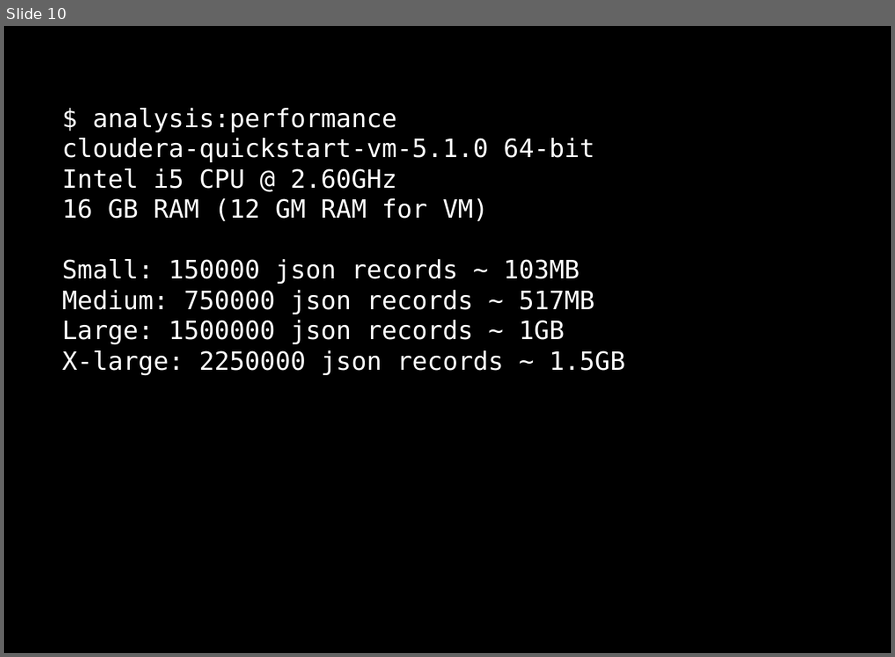
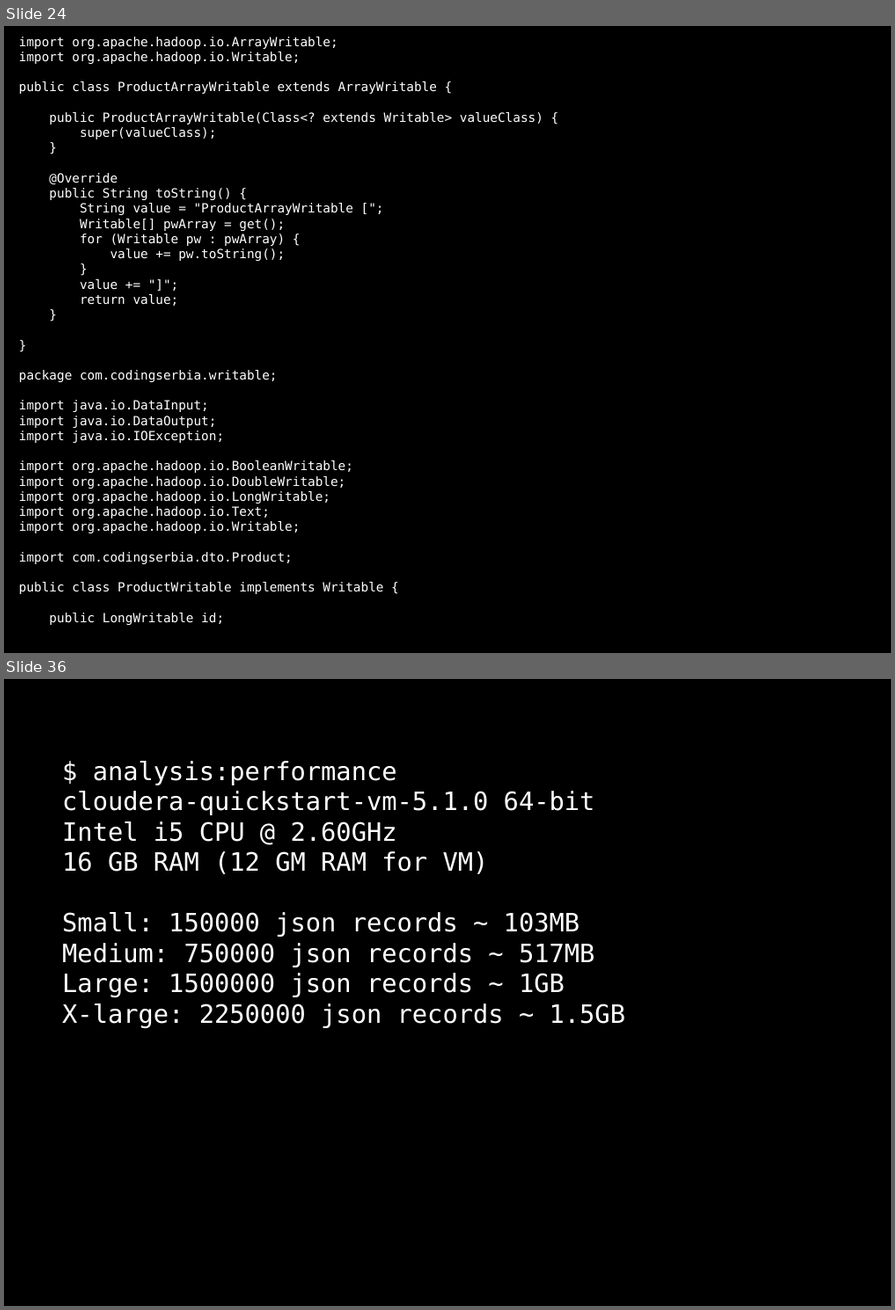
Before and after one commit to dzamurovic/coding-serbia-2014, a slide deck: coding-serbia.pptx. Shown one above the other, each under a label of ours: slide 10 before the commit, slides 24 and 36 after it; the slides between them are not shown. The pictures are 895x657 and 895x1310 pixels, drawn with LibreOffice and Linux fonts; fonts in the diff are those of the drawing. Boxes give left, top, right and bottom in pixels: in the first picture for what was removed or moved away, otherwise in the second. Text is boxed around its words. In the diff, an @@ line names an element or a change of style, - is before the commit and + after.

```diff
--- a/coding-serbia.pptx
+++ b/coding-serbia.pptx
@@ slide 24 added at [4,26,891,653], background #000000 @@
@@ rectangle added at [4,26,891,653], fill #000000, outline #000000 2 pt, 12 pt, text #FFFFFF @@
+package com.codingserbia.writable;
+import org.apache.hadoop.io.ArrayWritable;
+import org.apache.hadoop.io.Writable;
+public class ProductArrayWritable extends ArrayWritable {
+public ProductArrayWritable(Class<? extends Writable> valueClass) {
+super(valueClass);
+}
+@Override
+public String toString() {
+String value = "ProductArrayWritable [";
+Writable[] pwArray = get();
+for (Writable pw : pwArray) {
+value += pw.toString();
+}
+value += "]";
+return value;
+}
+}
+package com.codingserbia.writable;
+import java.io.DataInput;
+import java.io.DataOutput;
+import java.io.IOException;
+import org.apache.hadoop.io.BooleanWritable;
+import org.apache.hadoop.io.DoubleWritable;
+import org.apache.hadoop.io.LongWritable;
+import org.apache.hadoop.io.Text;
+import org.apache.hadoop.io.Writable;
+import com.codingserbia.dto.Product;
+public class ProductWritable implements Writable {
+public LongWritable id;
@@ what was slide 10 is now slide 36 @@
```
Also in this commit, not shown: 4 slides changed, 28 other slides added, 1 other file.
